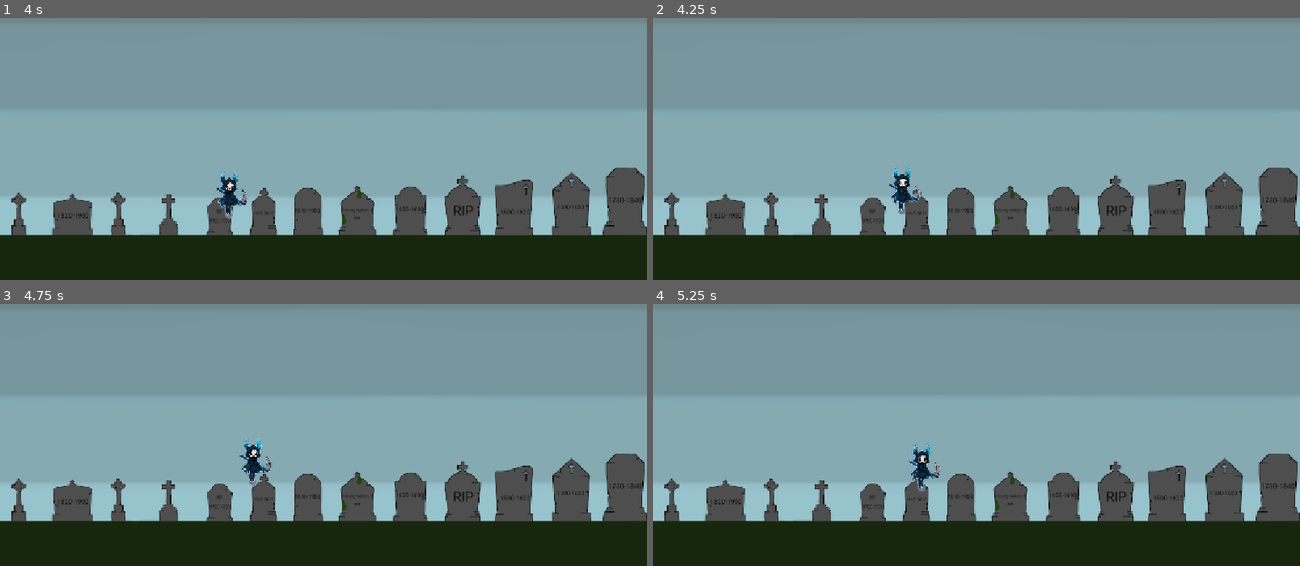
Above: before the commit, frames 1-4 (two rows, left to right).
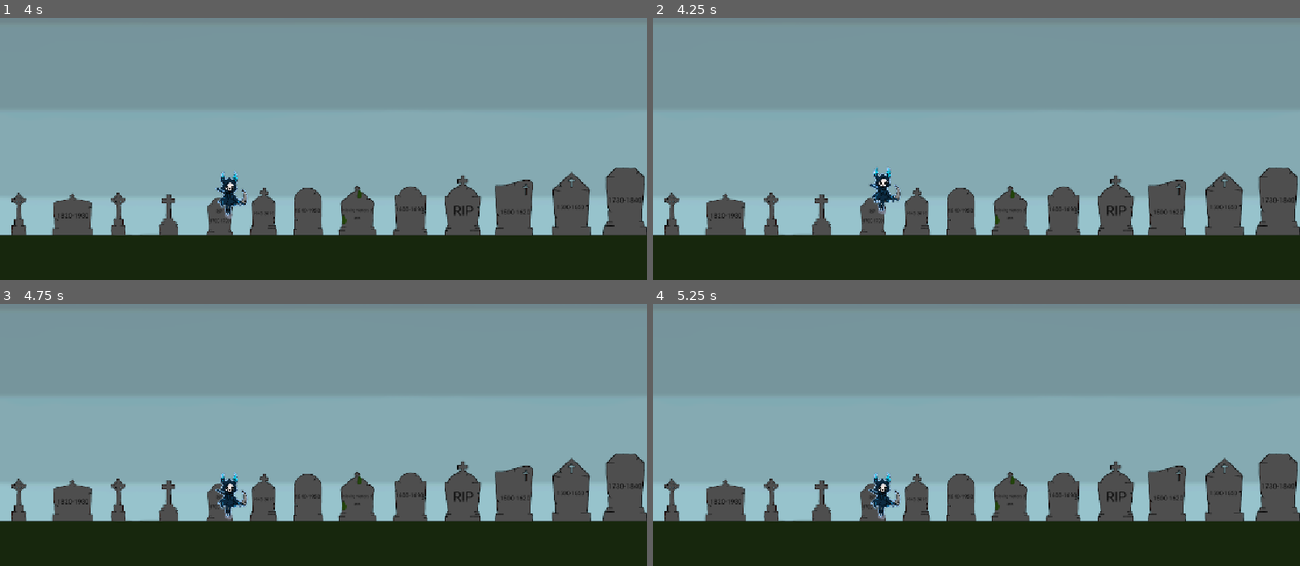
Above: after the commit, the same moments.

Repository: madisonjhoak101-creator/soul-reaper
Game: Godot game, scene res://graveyard.tscn
Same seed, same stepped clock (60 frames per second), same inputs: the game is played once before the commit and once after it. This scene is started directly instead of the project's main scene.
Inputs:
- Up to frame 1 (4 s): tap Enter (ui_accept) at 0.5, 0.77, 1.52, 2.75, 3.02, 3.77 s; hold Right (ui_right) 0.53-2.03 s; hold E (flip_left) 2.03-2.78 s; hold Right (ui_right) from 2.78 s (still down)
- Up to frame 2 (4.25 s): keep holding Right (ui_right)
- Up to frame 3 (4.75 s): release Right (ui_right) at 4.28 s; hold E (flip_left) from 4.28 s (still down); tap Enter (ui_accept) at 4.52 s
- Up to frame 4 (5.25 s): release E (flip_left) at 5.03 s; hold Right (ui_right) from 5.03 s (still down)

Frame 1 is identical in both runs. In frame 2, 0.7% of the frame differs, in the area x 33-42%, y 57-75%; in frame 3, 0.8%, in the area x 33-42%, y 51-83%; in frame 4, 0.8%.

Commit message:
Update graveyard.tscn

Diff:
--- a/graveyard.tscn
+++ b/graveyard.tscn
@@ -7,10 +7,28 @@
 size = Vector2(2450, 199)
 
 [sub_resource type="RectangleShape2D" id="RectangleShape2D_hffna"]
-size = Vector2(123.25, 126)
+size = Vector2(123.25, 172)
 
 [sub_resource type="RectangleShape2D" id="RectangleShape2D_c465d"]
-size = Vector2(116.5, 81.75)
+size = Vector2(116.5, 132.75)
+
+[sub_resource type="RectangleShape2D" id="RectangleShape2D_67ipm"]
+size = Vector2(134, 196)
+
+[sub_resource type="RectangleShape2D" id="RectangleShape2D_mp0fg"]
+size = Vector2(128, 212.5)
+
+[sub_resource type="RectangleShape2D" id="RectangleShape2D_upexl"]
+size = Vector2(142, 224)
+
+[sub_resource type="RectangleShape2D" id="RectangleShape2D_gxuf6"]
+size = Vector2(148.5, 251)
+
+[sub_resource type="RectangleShape2D" id="RectangleShape2D_xfaaj"]
+size = Vector2(153, 286)
+
+[sub_resource type="RectangleShape2D" id="RectangleShape2D_l0tw5"]
+size = Vector2(160, 319.5)
 
 [node name="Graveyard" type="StaticBody2D" unique_id=2060923638]
 
@@ -24,11 +42,11 @@
 shape = SubResource("RectangleShape2D_6ok5c")
 
 [node name="CollisionShape2D2" type="CollisionShape2D" parent="." unique_id=1621653445]
-position = Vector2(-52, 532)
+position = Vector2(-52, 509)
 shape = SubResource("RectangleShape2D_hffna")
 
 [node name="CollisionShape2D3" type="CollisionShape2D" parent="." unique_id=1035914551]
-position = Vector2(-227, 556.875)
+position = Vector2(-227, 531.375)
 shape = SubResource("RectangleShape2D_c465d")
 
 [node name="Node2D2" parent="." unique_id=1538676072 instance=ExtResource("2_skvyd")]
@@ -37,3 +55,27 @@
 
 [node name="Camera2D" type="Camera2D" parent="." unique_id=312499264]
 zoom = Vector2(0.47, 0.41)
+
+[node name="CollisionShape2D4" type="CollisionShape2D" parent="." unique_id=593610936]
+position = Vector2(131, 501)
+shape = SubResource("RectangleShape2D_67ipm")
+
+[node name="CollisionShape2D5" type="CollisionShape2D" parent="." unique_id=346862513]
+position = Vector2(333, 493.25)
+shape = SubResource("RectangleShape2D_mp0fg")
+
+[node name="CollisionShape2D6" type="CollisionShape2D" parent="." unique_id=1018167922]
+position = Vector2(526, 486)
+shape = SubResource("RectangleShape2D_upexl")
+
+[node name="CollisionShape2D7" type="CollisionShape2D" parent="." unique_id=1101118335]
+position = Vector2(724, 470.5)
+shape = SubResource("RectangleShape2D_gxuf6")
+
+[node name="CollisionShape2D8" type="CollisionShape2D" parent="." unique_id=1435180457]
+position = Vector2(937.5, 458)
+shape = SubResource("RectangleShape2D_xfaaj")
+
+[node name="CollisionShape2D9" type="CollisionShape2D" parent="." unique_id=139128191]
+position = Vector2(1143, 436.75)
+shape = SubResource("RectangleShape2D_l0tw5")
